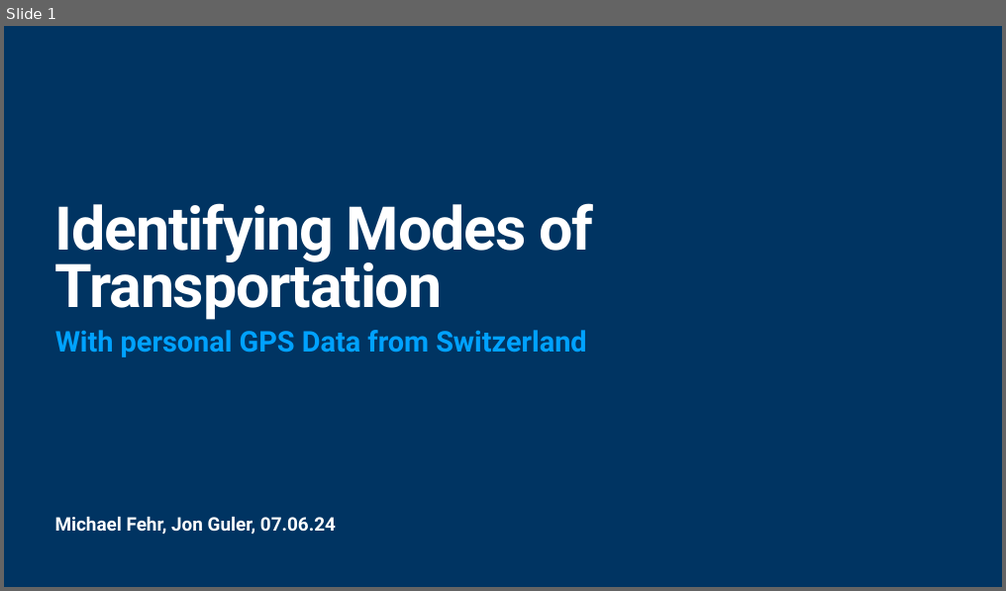
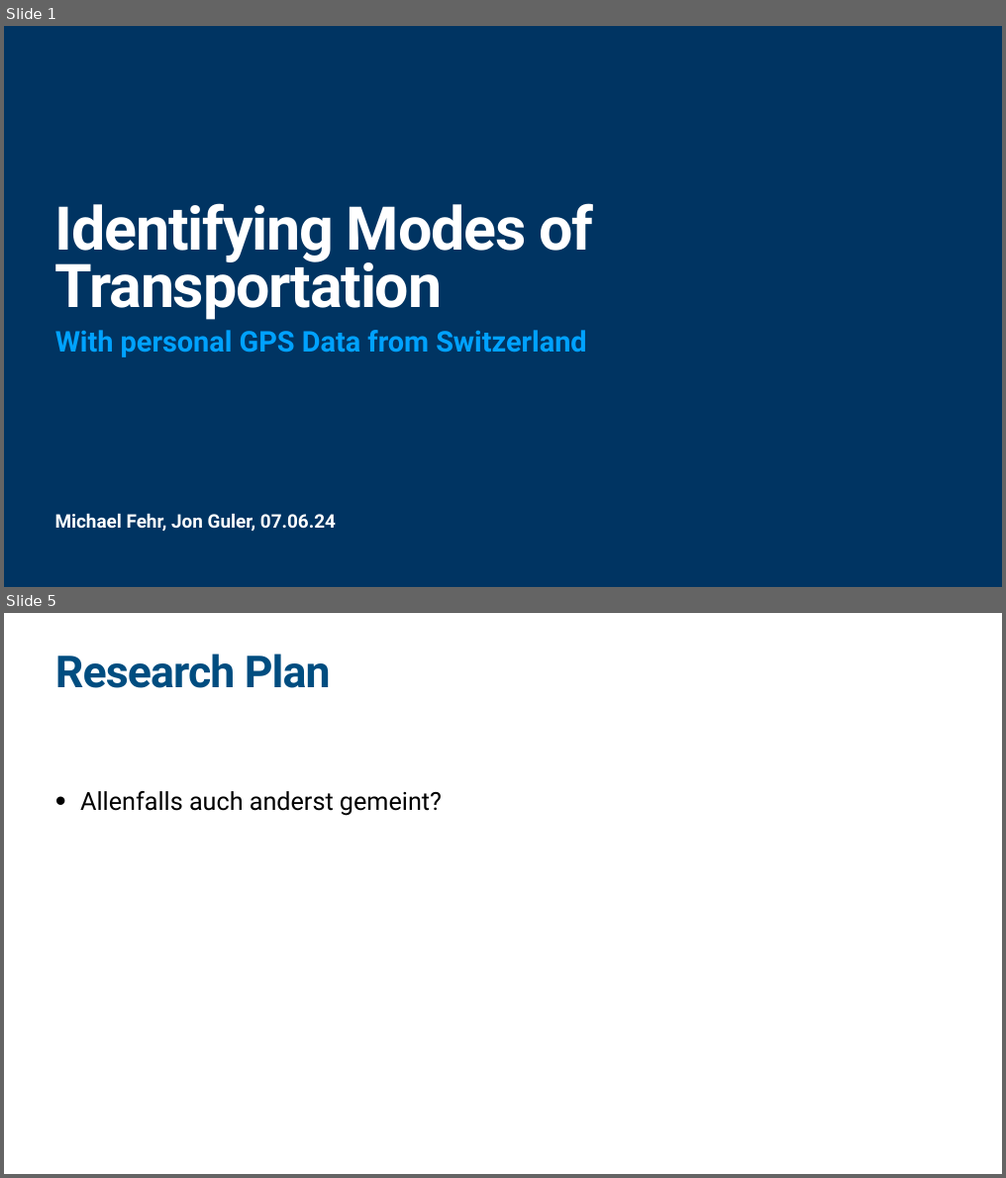
Before and after one commit to jonglr/GEO880-Project, a slide deck: Presentation.pptx. Shown one above the other, each under a label of ours: slide 1 before the commit, slides 1 and 5 after it; the slides between them are not shown. The pictures are 1006x591 and 1006x1178 pixels, drawn with LibreOffice and Linux fonts; fonts in the diff are those of the drawing. Boxes give left, top, right and bottom in pixels: in the first picture for what was removed or moved away, otherwise in the second. Text is boxed around its words. In the diff, an @@ line names an element or a change of style, - is before the commit and + after.

```diff
--- a/Presentation.pptx
+++ b/Presentation.pptx
@@ slide 5 added at <box>4,613,1002,1174</box>, background #FFFFFF @@
@@ title added at <box>55,654,331,688</box>, 85 pt, text #004D80, bold @@
+Research Plan
@@ text added at <box>80,791,442,816</box>, 48 pt, text #000000 @@
+• Allenfalls auch anderst gemeint?
@@ slide 1 changed as well @@
@@ text "Michael Fehr, Jon Guler, 07.06.24" at <box>55,513,336,532</box>: line spacing 1 to 0.9 @@
```
Also in this commit, not shown: 3 other slides changed, 2 other slides added, 1 slide removed.
